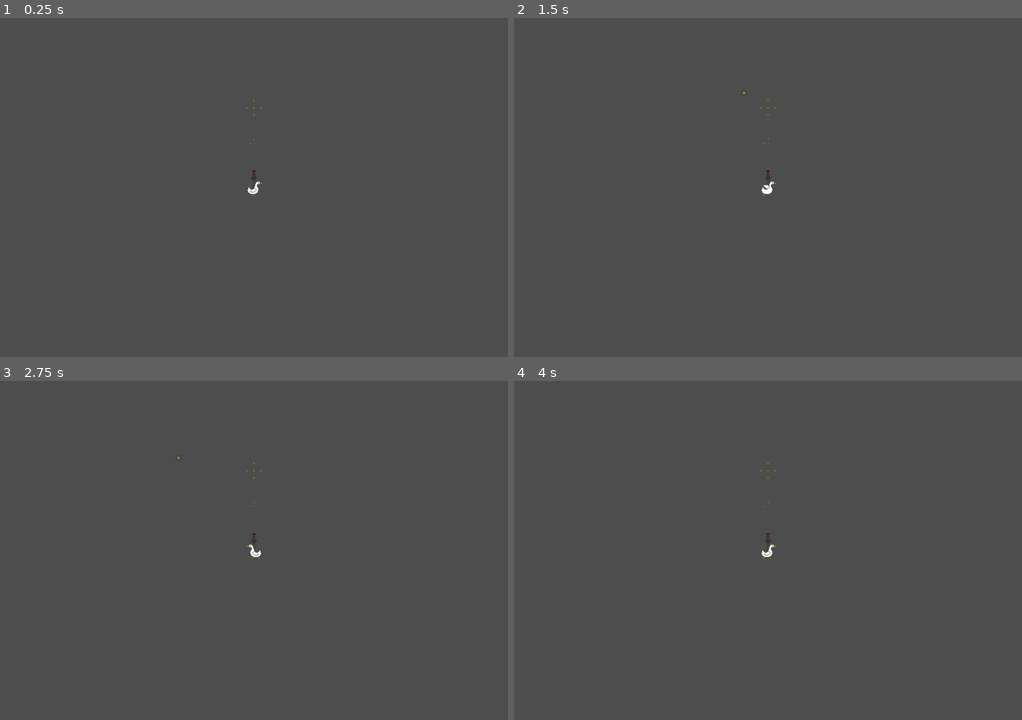
Above: before the commit, frames 1-4 (two rows, left to right).
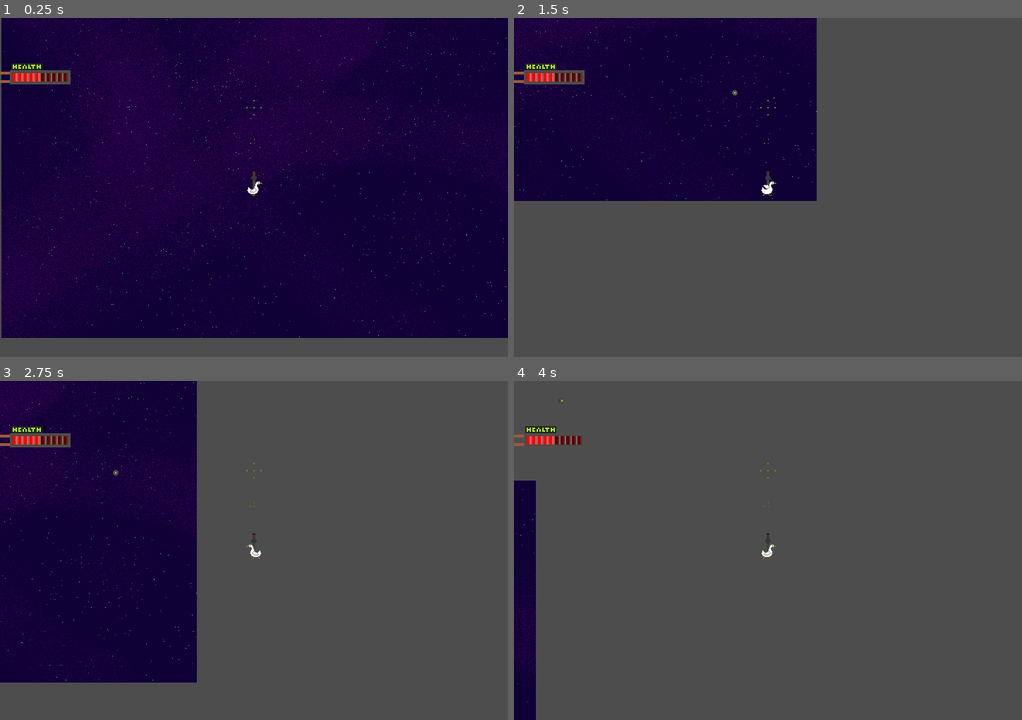
Above: after the commit, the same moments.

Repository: LumpyCrow/ultimate-boss-fight-against-god-himself
Game: Godot game, scene res://level_1.tscn
Same seed, same stepped clock (60 frames per second), same inputs: the game is played once before the commit and once after it. The project has no main scene, so this scene is started directly.
Inputs:
- Up to frame 1 (0.25 s): no input
- Up to frame 2 (1.5 s): tap Enter (ui_accept) at 0.5 s; hold Enter (ui_accept) 0.53-1.28 s; hold D (Right) from 0.53 s (still down); tap Up (Fire) at 1.35 s
- Up to frame 3 (2.75 s): tap Enter (ui_accept) at 1.52, 1.55, 1.82 s; release D (Right) at 2.03 s; hold A (Left) from 2.03 s (still down); hold Enter (ui_accept) from 2.03 s (still down)
- Up to frame 4 (4 s): release A (Left) at 2.78 s; release Enter (ui_accept) at 2.78 s; hold D (Right) from 2.78 s (still down); tap Up (Fire) at 2.85 s; tap Enter (ui_accept) at 3.02, 3.05, 3.32 s; hold Enter (ui_accept) from 3.53 s (still down)

The runs differ from the first frame. In frame 1, 94% of the frame differs, in the area x 0-100%, y 0-95%; in frame 2, 32%; in frame 3, 34%; in frame 4, 3.5%.

Commit message:
new sprites for health
also some fine tuning for the character movement and added a song

Diff:
--- a/level_1.tscn
+++ b/level_1.tscn
@@ -1,11 +1,16 @@
-[gd_scene load_steps=3 format=3 uid="uid://djvaqjy7j54yy"]
+[gd_scene load_steps=4 format=3 uid="uid://djvaqjy7j54yy"]
 
 [ext_resource type="PackedScene" uid="uid://be3xkbl84anxw" path="res://player.tscn" id="1_mprt8"]
+[ext_resource type="Texture2D" uid="uid://bbi3jqgx6udbu" path="res://textures/backjroued.png" id="2_te7qi"]
 
 [sub_resource type="RectangleShape2D" id="RectangleShape2D_df8lg"]
 size = Vector2(1189, 20)
 
 [node name="Level_1" type="Node2D"]
+
+[node name="Backjroued" type="Sprite2D" parent="."]
+position = Vector2(372, 237)
+texture = ExtResource("2_te7qi")
 
 [node name="StaticBody2D" type="StaticBody2D" parent="."]
 
@@ -14,4 +19,4 @@
 shape = SubResource("RectangleShape2D_df8lg")
 
 [node name="player" parent="." instance=ExtResource("1_mprt8")]
-position = Vector2(361, 242)
+position = Vector2(370, 238)
--- a/player.gd
+++ b/player.gd
@@ -25,12 +25,22 @@
 		#for the pivot so that it's movement is smooth
 
 	# Add the gravity.
+
+	# if the down button is pressed, the player will fall faster
+	#if not is_on_floor() and velocity.y < 400 and Input.is_action_pressed("Down"):
+		#velocity += get_gravity() * delta
 	if not is_on_floor() and velocity.y < 150:
 		velocity += get_gravity() * delta
+	else:
+		if Input.is_action_pressed("Down"):
+			if not is_on_floor() and velocity.y < 400:
+				velocity += get_gravity() * delta
+
+
 
 	# Handle jump. (+animation)
 	if Input.is_action_pressed("ui_accept") or touchscreenfly == true:
-		if velocity.y > -300:
+		if velocity.y > -400:
 			velocity.y = velocity.y + JUMP_VELOCITY
 		if invincible == false:
 			$animator.visible = true
@@ -53,12 +63,12 @@
 	#else:
 		velocity.x = move_toward(velocity.x, 0, SPEED)
 
-	if Input.is_action_pressed("Left") and velocity.x > -300 or touchscreenleft == true and velocity.x > -300:
+	if Input.is_action_pressed("Left") and velocity.x > -400 or touchscreenleft == true and velocity.x > -400:
 		velocity.x = velocity.x - SPEED
 	else:
 		if velocity.x < 0:
 			velocity.x = velocity.x + SPEED
-	if Input.is_action_pressed("Right") and velocity.x < 300 or touchscreenright == true and velocity.x < 300:
+	if Input.is_action_pressed("Right") and velocity.x < 400 or touchscreenright == true and velocity.x < 400:
 		velocity.x = velocity.x + SPEED
 	else:
 		if velocity.x > 0:
--- a/player.tscn
+++ b/player.tscn
@@ -86,7 +86,7 @@
 "times": PackedFloat32Array(0),
 "transitions": PackedFloat32Array(1),
 "update": 0,
-"values": [Vector2(-120, -160)]
+"values": [Vector2(-240, -150)]
 }
 
 [sub_resource type="Animation" id="Animation_q4f7y"]
@@ -102,7 +102,7 @@
 "times": PackedFloat32Array(0, 0.0666667, 0.133333, 0.2, 0.266667, 0.333333),
 "transitions": PackedFloat32Array(1, 1, 1, 1, 1, 1),
 "update": 0,
-"values": [Vector2(-120, -150), Vector2(-120, -170), Vector2(-120, -130), Vector2(-120, -160), Vector2(-120, -140), Vector2(-120, -150)]
+"values": [Vector2(-240, -150), Vector2(-240, -170), Vector2(-240, -130), Vector2(-240, -160), Vector2(-240, -140), Vector2(-240, -150)]
 }
 
 [sub_resource type="AnimationLibrary" id="AnimationLibrary_8c0ib"]
@@ -119,8 +119,7 @@
 [node name="HUD" type="Node2D" parent="."]
 
 [node name="Health" type="Sprite2D" parent="HUD"]
-visible = false
-position = Vector2(-120, -160)
+position = Vector2(-240, -150)
 scale = Vector2(2, 2)
 texture = ExtResource("13_1472h")
 
--- a/project.godot
+++ b/project.godot
@@ -47,6 +47,11 @@
 "events": [Object(InputEventKey,"resource_local_to_scene":false,"resource_name":"","device":-1,"window_id":0,"alt_press …(195 unchanged characters)…
 ]
 }
+Down={
+"deadzone": 0.5,
+"events": [Object(InputEventKey,"resource_local_to_scene":false,"resource_name":"","device":-1,"window_id":0,"alt_pressed":false,"shift_pressed":false,"ctrl_pressed":false,"meta_pressed":false,"pressed":false,"keycode":0,"physical_keycode":83,"key_label":0,"unicode":115,"location":0,"echo":false,"script":null)
+]
+}
 
 [rendering]
 
Not shown, added: audio/music/A Conversation with Saul (Rough Demo.mp3.import
Not shown, removed: audio/music/A Conversation with Saul LOOPED.mp3.import
Not shown: 1 places in player.tscn that only renumber resources
Binary file changed: textures/health/health0.png
Not shown, changed: textures/health/health0.png.import
Binary file changed: textures/health/health1.png
Not shown, changed: textures/health/health1.png.import
Binary file added: textures/health/health10.png
Not shown, changed: textures/health/health10.png.import
Binary file changed: textures/health/health2.png
Not shown, changed: textures/health/health2.png.import
Binary file changed: textures/health/health3.png
(and 18 more such lines)
